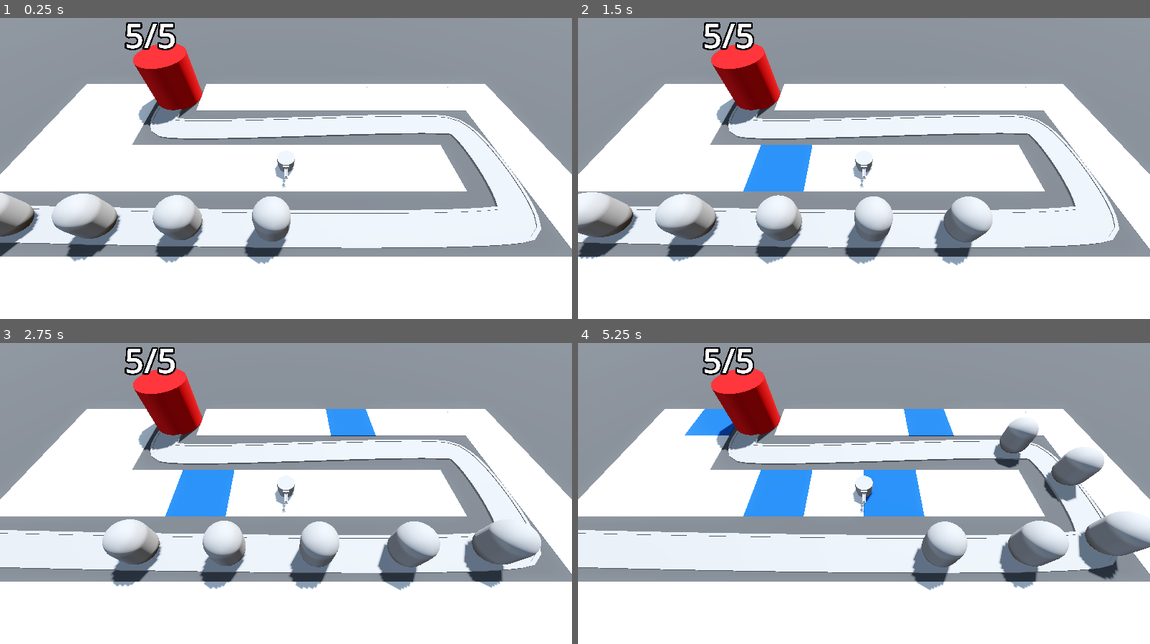
Above: before the commit, frames 1-4 (two rows, left to right).
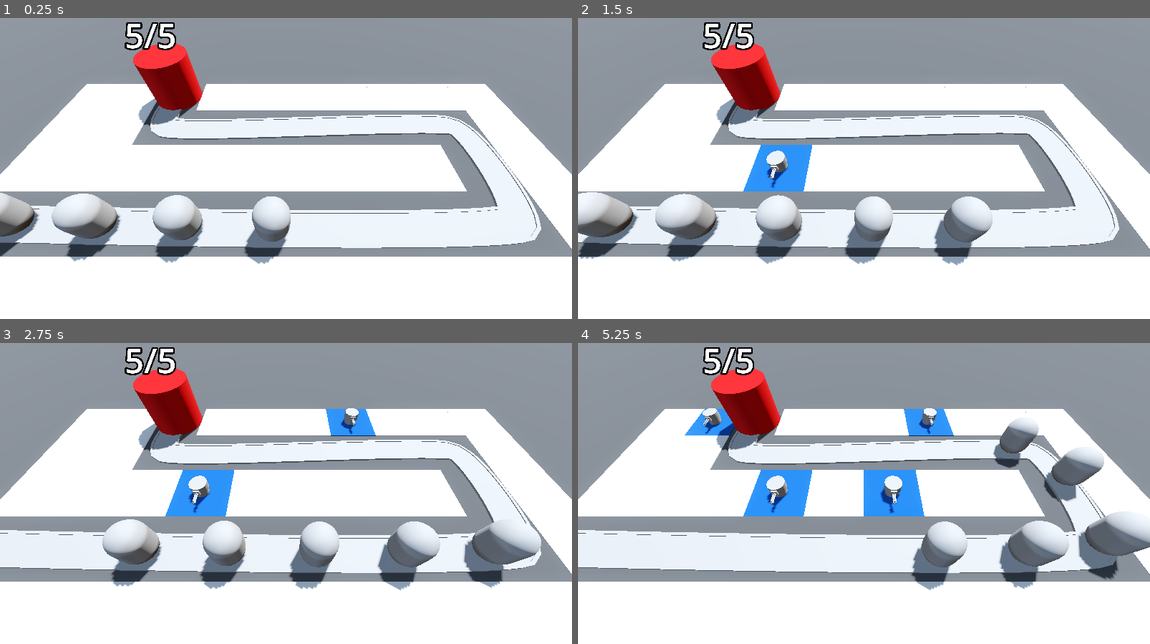
Above: after the commit, the same moments.

Repository: ericvennemeyer/BarbarianBlaster
Game: Godot game, scene res://base_level.tscn
The game is run twice, just before and just after one commit, with the same random seed, the same clock (stepped at 60 frames per second) and the same inputs.
Inputs (mouse positions are in pixels of both pictures, inside the frame that each line leads up to):
- Up to frame 1 (0.25 s): no input
- Up to frame 2 (1.5 s): move the mouse to (989, 141) at 0.52 s; press the mouse at (989, 141) at 0.53 s; move the mouse to (749, 174) at 1.27 s; release the mouse at (749, 174) at 1.28 s; click (749, 174) at 1.35 s
- Up to frame 3 (2.75 s): move the mouse to (343, 412) at 2.02 s; press the mouse at (343, 412) at 2.03 s
- Up to frame 4 (5.25 s): move the mouse to (835, 547) at 2.77 s; release the mouse at (835, 547) at 2.78 s; click (835, 547) at 2.85 s; move the mouse to (1035, 532) at 3.52 s; press the mouse at (1035, 532) at 3.53 s; move the mouse to (692, 436) at 4.27 s; release the mouse at (692, 436) at 4.28 s; click (692, 436) at 4.35 s; move the mouse to (892, 484) at 5.02 s; press the mouse at (892, 484) at 5.03 s

The runs differ from the first frame. In frame 1, 0.1% of the frame differs, in the area x 47-52%, y 46-57%; in frame 2, 0.4%; in frame 3, 0.6%; in frame 4, 1.1%, in the area x 21-63%, y 21-57%.

Commit message:
3.15 -- Picking Turret Positions

Diff:
--- a/RayPickerCamera/ray_picker_camera.gd
+++ b/RayPickerCamera/ray_picker_camera.gd
@@ -2,6 +2,7 @@
 
 @export var gridmap: GridMap
 @export var ray_length: float = 100.0
+@export var turret_manager: Node3D
 
 @onready var ray_cast_3d: RayCast3D = $RayCast3D
 
@@ -19,5 +20,7 @@
 				var cell = gridmap.local_to_map(collision_point)
 				if gridmap.get_cell_item(cell) == 0:
 					gridmap.set_cell_item(cell, 1)
+					var tile_position = gridmap.map_to_local(cell)
+					turret_manager.build_turret(tile_position)
 	else:
 		Input.set_default_cursor_shape(Input.CURSOR_ARROW)
--- a/base_level.tscn
+++ b/base_level.tscn
@@ -44,9 +44,10 @@
 size = Vector3(100, 2, 100)
 material = SubResource("StandardMaterial3D_bo3yr")
 
-[node name="RayPickerCamera" parent="." node_paths=PackedStringArray("gridmap") instance=ExtResource("1_3o4py")]
+[node name="RayPickerCamera" parent="." node_paths=PackedStringArray("gridmap", "turret_manager") instance=ExtResource("1_3o4py")]
 transform = Transform3D(1, 0, 0, 0, 0.596225, 0.802818, 0, -0.802818, 0.596225, 0, 12.5, 18.5)
 gridmap = NodePath("../GridMap")
+turret_manager = NodePath("../TurretManager")
 
 [node name="GridMap" type="GridMap" parent="."]
 mesh_library = ExtResource("1_bo3yr")
--- a/turret_manager.gd
+++ b/turret_manager.gd
@@ -4,6 +4,7 @@
 @export var turret: PackedScene
 
 
-func _ready() -> void:
+func build_turret(turret_position: Vector3) -> void:
 	var new_turret = turret.instantiate()
 	add_child(new_turret)
+	new_turret.global_position = turret_position
